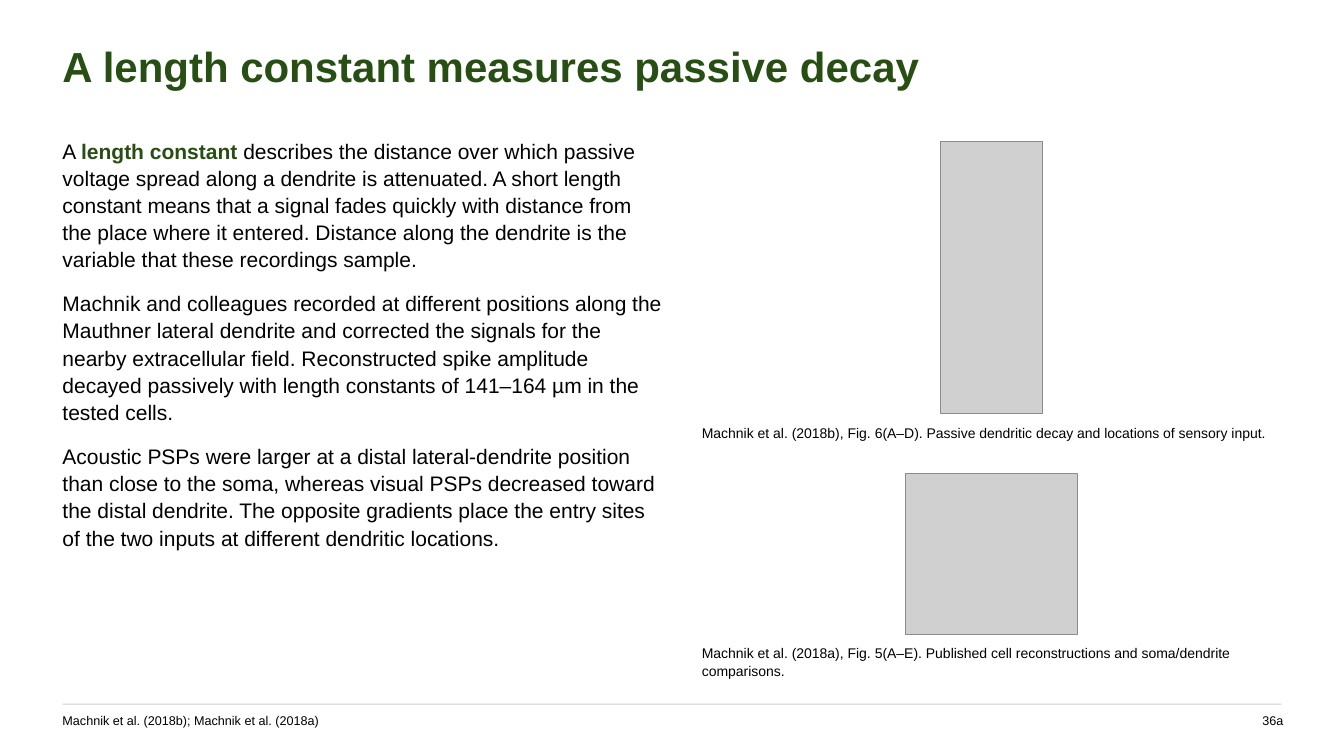
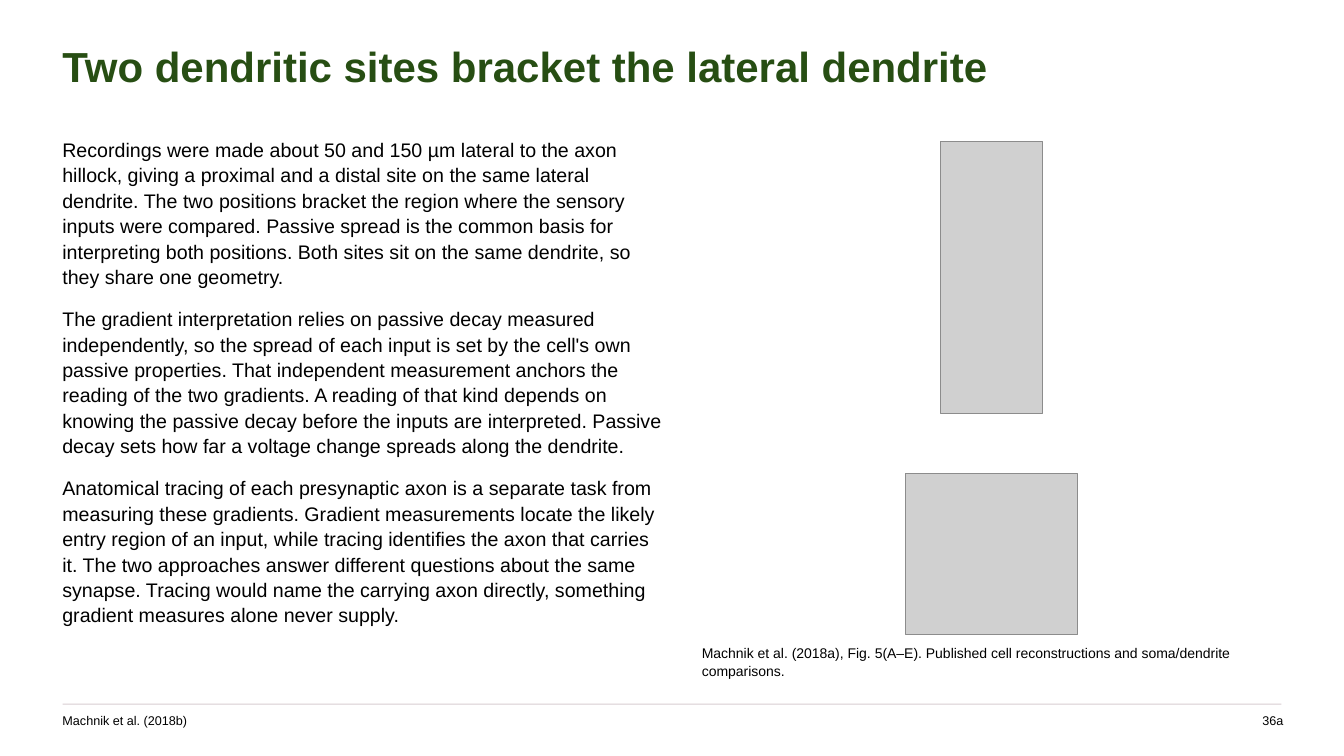
Before and after one commit to jordanxxlopez/NEUROETHOLOGY, a slide deck: slide 48 of scaffolded/Neuroethology_Lecture27_FA2026_SCAFFOLDED.pptx (slide 49 before the commit). Drawn at 1344x756 pixels with LibreOffice and Linux fonts; fonts in the diff are those of the drawing; grey boxes stand for pictures. Boxes give left, top, right and bottom in pixels: in the first picture for what was removed or moved away, otherwise in the second. Text is boxed around its words. In the diff, an @@ line names an element or a change of style, - is before the commit and + after.

```diff
--- a/scaffolded/Neuroethology_Lecture27_FA2026_SCAFFOLDED.pptx
+++ b/scaffolded/Neuroethology_Lecture27_FA2026_SCAFFOLDED.pptx
@@ text at (62,51,987,83): text changed @@
-A length constant measures passive decay
+Two dendritic sites bracket the lateral dendrite
@@ text at (62,142,661,626): text changed; size 15 to 14 pt @@
-A length constant describes the distance over which passive voltage spread along a dendrite is attenuated. A short length constant means that a signal fades quickly with distance from the place where it entered. Distance along the dendrite is the variable that these recordings sample.
-Machnik and colleagues recorded at different positions along the Mauthner lateral dendrite and corrected the signals for the nearby extracellular field. Reconstructed spike amplitude decayed passively with length constants of 141–164 µm in the tested cells.
-Acoustic PSPs were larger at a distal lateral-dendrite position than close to the soma, whereas visual PSPs decreased toward the distal dendrite. The opposite gradients place the entry sites of the two inputs at different dendritic locations.
+Recordings were made about 50 and 150 µm lateral to the axon hillock, giving a proximal and a distal site on the same lateral dendrite. The two positions bracket the region where the sensory inputs were compared. Passive spread is the common basis for interpreting both positions. Both sites sit on the same dendrite, so they share one geometry.
+The gradient interpretation relies on passive decay measured independently, so the spread of each input is set by the cell's own passive properties. That independent measurement anchors the reading of the two gradients. A reading of that kind depends on knowing the passive decay before the inputs are interpreted. Passive decay sets how far a voltage change spreads along the dendrite.
+Anatomical tracing of each presynaptic axon is a separate task from measuring these gradients. Gradient measurements locate the likely entry region of an input, while tracing identifies the axon that carries it. The two approaches answer different questions about the same synapse. Tracing would name the carrying axon directly, something gradient measures alone never supply.
@@ text removed at (702,428,1265,441) @@
-Machnik et al. (2018b), Fig. 6(A–D). Passive dendritic decay and locations of sensory input.
@@ text at (62,716,187,728): text changed @@
-Machnik et al. (2018b); Machnik et al. (2018a)
+Machnik et al. (2018b)
```
Also in this commit, not shown: 51 other slides changed, 7 slides added, 7 slides removed, 4 other files.
